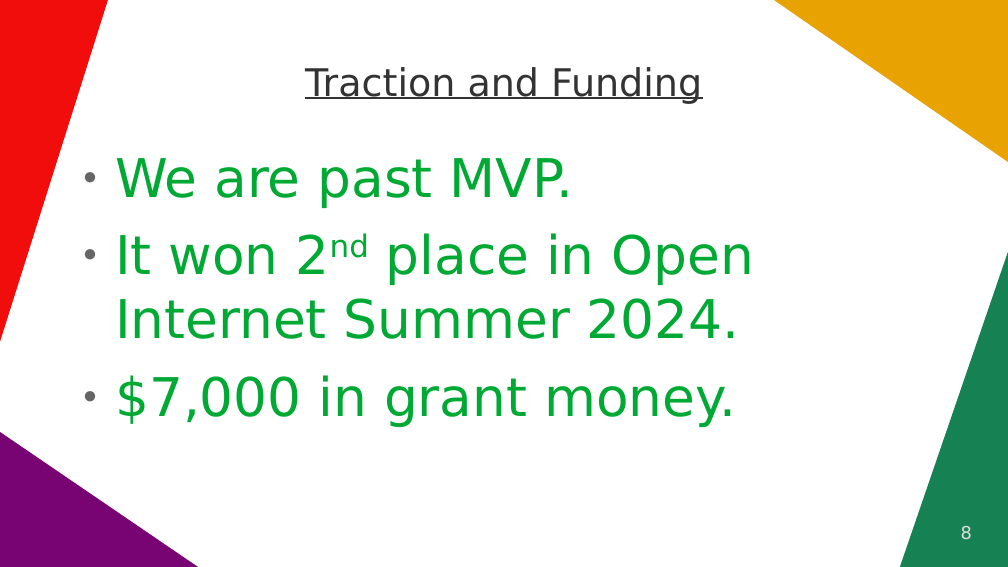
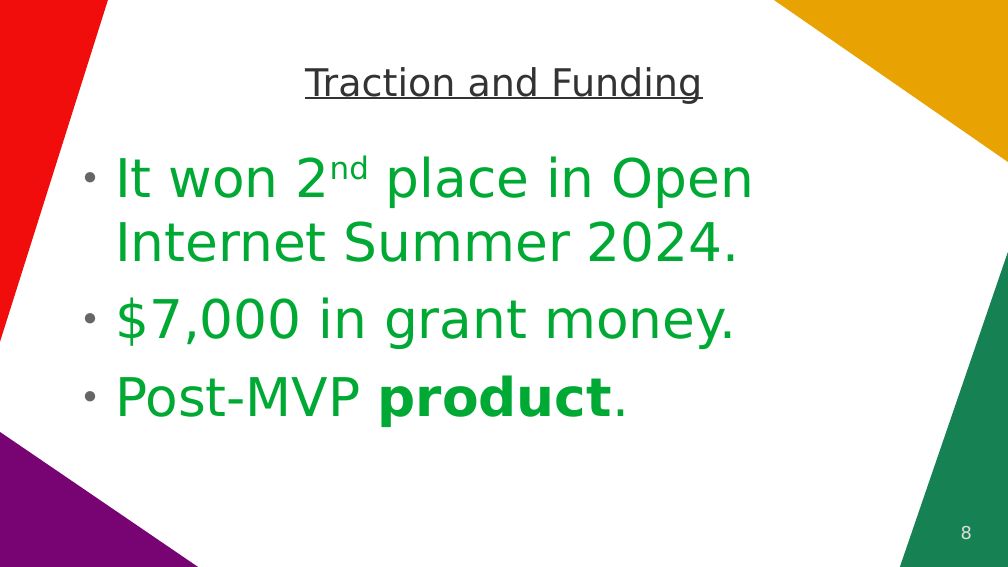
Before and after one commit to vporton/icp-package-manager, a slide deck: slide 8 of docs/long-pitchdeck.odp. Drawn at 1008x567 pixels with LibreOffice and Linux fonts; fonts in the diff are those of the drawing. Boxes give left, top, right and bottom in pixels: in the first picture for what was removed or moved away, otherwise in the second. Text is boxed around its words. In the diff, an @@ line names an element or a change of style, - is before the commit and + after.

```diff
--- a/docs/long-pitchdeck.odp
+++ b/docs/long-pitchdeck.odp
@@ text at <box>115,158,573,208</box>: paragraph removed @@
-● We are past MVP.
@@ text at <box>115,375,629,427</box>: paragraph added @@
+● Post-MVP product.
```
Also in this commit, not shown: 2 other slides changed, 7 other files.
